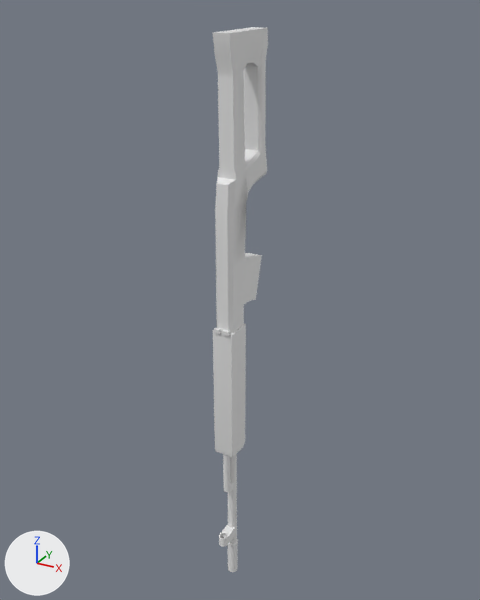
What one commit did to the FBX model DeathChamberProject/Assets/Models/SVD Draft.fbx.
One viewpoint serves both versions: a 50 mm camera at (3.12, -5.93, 1.44) aimed at (-0.07, -0.12, -1.47). The lights are fixed; the arrows at lower left show +X, +Y and +Z. Where no turn or scale is listed for an object, it has been applied to the vertices. Vertices at the same position are counted once.

The scene before the commit, as lines of its bpy script (objects in view):
```python
me_cube_007 = bpy.data.meshes.new('Cube.007')
me_cube_007.from_pydata(...)  # 862 vertices, 821 faces; spans x -0.11..0.11, y -0.72..0.15, z -5.0..1.27
ob_cube_004 = bpy.data.objects.new('Cube.004', me_cube_007)
ob_cube_004.location = (0.0, 0.0, 0.0)
```
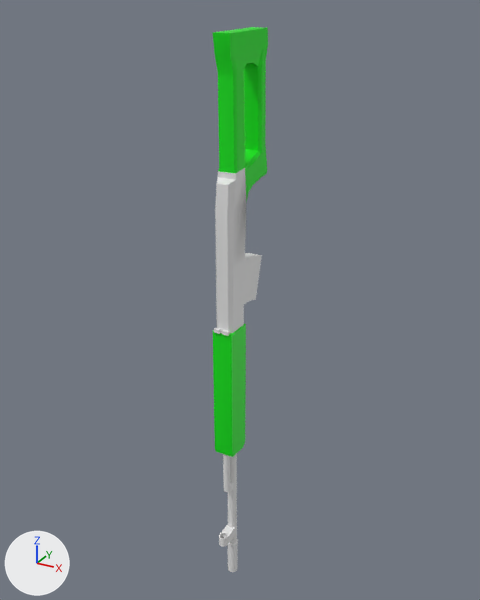
The newer file is also turned or shifted as a whole; pictures and numbers use the older file's frame.

The edits, one by one:
Material 'Material' (mat_material) is new.
Its base color is (0.8, 0.8, 0.8) (white #e7e7e7).
Its roughness is 0.4.
Material 'Material.001' (mat_material_001) is new.
Its base color is (0.0, 0.8, 0.00509) (green #00e710).
me_cube_007 has 862 vertices, 821 faces and spans x -0.11..0.11, y -0.72..0.15, z -5.0..1.27.
me_cube_007 is used by ob_cube_004; location (0.0, 0.0, 0.0).
me_cube_007 part 1: 139 of the faces centred in x -0.1..0.1, y -0.59..0.15, z -0.27..1.27 switch from no material to mat_material_001 (green #00e710).
me_cube_007 part 2: 21 of the faces centred in x -0.11..0.11, y -0.64..-0.33, z -2.37..-1.62 switch from no material to mat_material_001 (green #00e710).
me_cube_007 part 3: 16 of the faces centred in x -0.11..0.11, y -0.64..-0.36, z -3.15..-3.11 switch from no material to mat_material_001 (green #00e710).
me_cube_007 now uses material mat_material (white #e7e7e7).

Changed parts and their boxes [x1, y1, x2, y2] in the pictures (480 x 600 px):
part 1 of me_cube_007, recoloured (white to green)
    both: [212, 27, 268, 203]
part 2 of me_cube_007, recoloured (white to green)
    both: [213, 324, 246, 453]
part 3 of me_cube_007, recoloured
    both: [215, 442, 245, 457]
